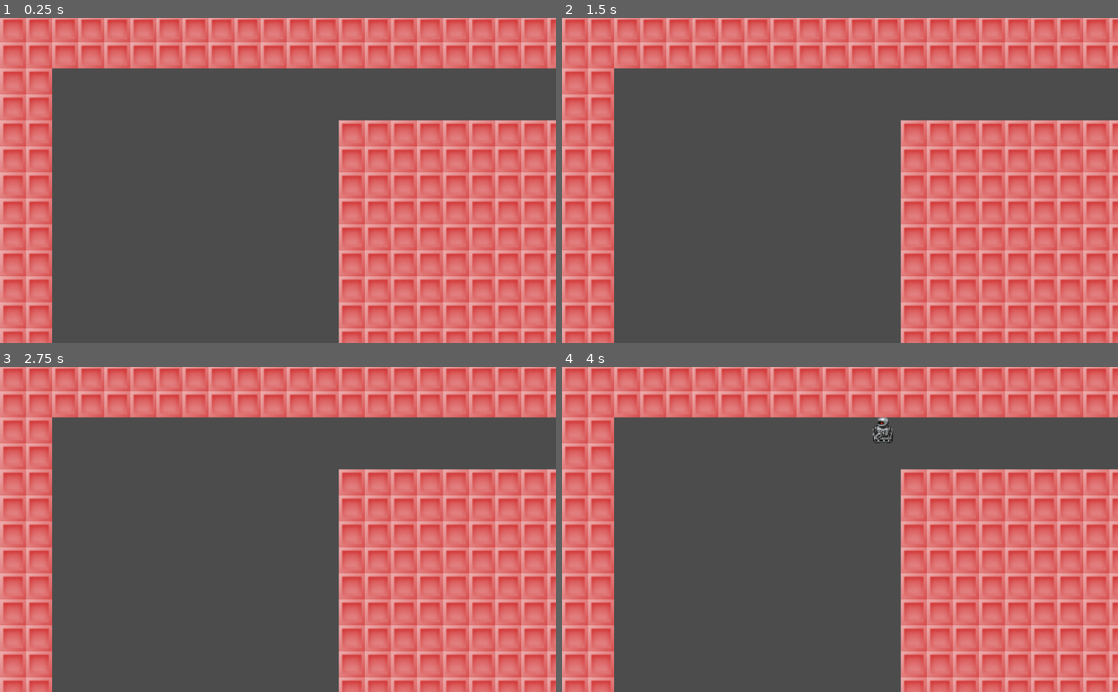
Above: before the commit, frames 1-4 (two rows, left to right).
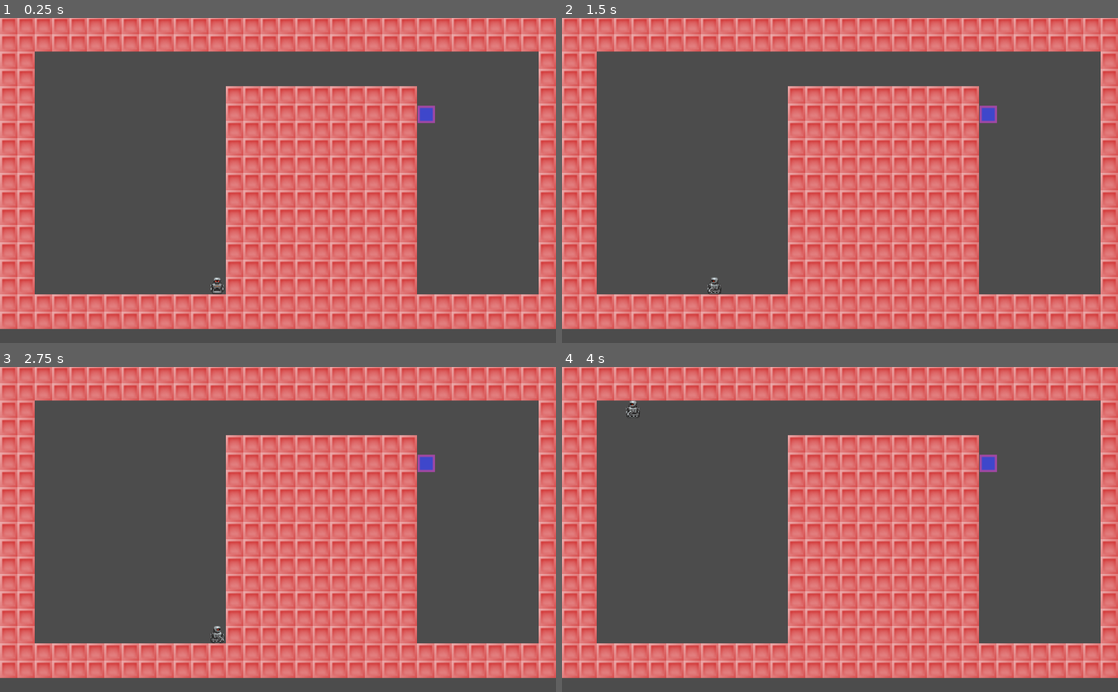
Above: after the commit, the same moments.

Repository: chazanas/godot2
Game: Godot game, scene res://level1.tscn
Same seed, same stepped clock (60 frames per second), same inputs: the game is played once before the commit and once after it.
Inputs:
- Up to frame 1 (0.25 s): no input
- Up to frame 2 (1.5 s): tap Enter at 0.5 s; hold Right (move_right) 0.53-1.28 s; hold Down (move_bottom) 0.53-1.28 s; tap Space at 1.25 s; hold Left (move_left) from 1.28 s (still down); tap Down (move_bottom) at 1.35 s
- Up to frame 3 (2.75 s): release Left (move_left) at 2.03 s; hold Right (move_right) from 2.03 s (still down); hold Down (move_bottom) from 2.03 s (still down)
- Up to frame 4 (4 s): release Right (move_right) at 2.78 s; release Down (move_bottom) at 2.78 s; hold Up (move_up) 2.78-3.53 s; tap Down (move_bottom) at 2.85 s; hold Left (move_left) from 3.53 s (still down); hold Down (move_bottom) from 3.53 s (still down)

The runs differ from the first frame. In frame 1, 54% of the frame differs, in the area x 0-100%, y 0-100%; in frame 2, 54%; in frame 3, 54%; in frame 4, 54%.

Commit message:
MUSIC!!!

Diff:
--- a/level1.tscn
+++ b/level1.tscn
@@ -1,9 +1,10 @@
-[gd_scene load_steps=8 format=2]
+[gd_scene load_steps=9 format=2]
 
 [ext_resource path="res://obstacle.png" type="Texture" id=1]
 [ext_resource path="res://Area2D.gd" type="Script" id=2]
 [ext_resource path="res://portal.png" type="Texture" id=3]
 [ext_resource path="res://player.tscn" type="PackedScene" id=4]
+[ext_resource path="res://undertale.ogg" type="AudioStream" id=5]
 
 [sub_resource type="RectangleShape2D" id=1]
 
@@ -34,7 +35,7 @@
 
 [node name="colworld" type="Node2D"]
 
-scale = Vector2( 3, 3 )
+scale = Vector2( 2, 2 )
 _sections_unfolded = [ "Transform" ]
 
 [node name="TileMap" type="TileMap" parent="." index="0"]
@@ -86,3 +87,14 @@
 [node name="player" parent="." index="3" instance=ExtResource( 4 )]
 
 position = Vector2( 200, 250 )
+
+[node name="AudioStreamPlayer2D" type="AudioStreamPlayer2D" parent="." index="4"]
+
+stream = ExtResource( 5 )
+volume_db = 0.0
+pitch_scale = 1.0
+autoplay = true
+max_distance = 2000.0
+attenuation = 1.0
+bus = "Master"
+area_mask = 1
--- a/level2.tscn
+++ b/level2.tscn
@@ -1,9 +1,10 @@
-[gd_scene load_steps=8 format=2]
+[gd_scene load_steps=9 format=2]
 
 [ext_resource path="res://obstacle.png" type="Texture" id=1]
 [ext_resource path="res://player.tscn" type="PackedScene" id=2]
 [ext_resource path="res://Area2D2.gd" type="Script" id=3]
 [ext_resource path="res://portal.png" type="Texture" id=4]
+[ext_resource path="res://vivaldi.ogg" type="AudioStream" id=5]
 
 [sub_resource type="RectangleShape2D" id=1]
 
@@ -34,7 +35,7 @@
 
 [node name="colworld" type="Node2D"]
 
-scale = Vector2( 3, 3 )
+scale = Vector2( 2, 2 )
 _sections_unfolded = [ "Transform" ]
 
 [node name="TileMap" type="TileMap" parent="." index="0"]
@@ -84,3 +85,14 @@
 
 position = Vector2( 487.096, 121.128 )
 texture = ExtResource( 4 )
+
+[node name="AudioStreamPlayer2D" type="AudioStreamPlayer2D" parent="." index="4"]
+
+stream = ExtResource( 5 )
+volume_db = 0.0
+pitch_scale = 1.0
+autoplay = true
+max_distance = 2000.0
+attenuation = 1.0
+bus = "Master"
+area_mask = 1
--- a/level3.tscn
+++ b/level3.tscn
@@ -6,6 +6,7 @@
 [ext_resource path="res://Area2D3.gd" type="Script" id=4]
 [ext_resource path="res://caixa.gd" type="Script" id=5]
 [ext_resource path="res://moving-obstacle.png" type="Texture" id=6]
+[ext_resource path="res://alice.ogg" type="AudioStream" id=7]
 
 [sub_resource type="RectangleShape2D" id=1]
 
@@ -39,9 +40,9 @@
 custom_solver_bias = 0.0
 extents = Vector2( 8.93756, 10 )
 
-[node name="colworld" type="Node2D"]
+[node name="colworld" type="Node2D" index="0"]
 
-scale = Vector2( 3, 3 )
+scale = Vector2( 2, 2 )
 _sections_unfolded = [ "Transform" ]
 
 [node name="TileMap" type="TileMap" parent="." index="0"]
@@ -115,3 +116,14 @@
 position = Vector2( 0.259044, 0.613266 )
 scale = Vector2( 0.784634, 0.700785 )
 shape = SubResource( 4 )
+
+[node name="AudioStreamPlayer2D" type="AudioStreamPlayer2D" parent="." index="5"]
+
+stream = ExtResource( 7 )
+volume_db = 0.0
+pitch_scale = 1.0
+autoplay = true
+max_distance = 2000.0
+attenuation = 1.0
+bus = "Master"
+area_mask = 1
--- a/level4.tscn
+++ b/level4.tscn
@@ -1,9 +1,10 @@
-[gd_scene load_steps=8 format=2]
+[gd_scene load_steps=9 format=2]
 
 [ext_resource path="res://obstacle.png" type="Texture" id=1]
 [ext_resource path="res://player.tscn" type="PackedScene" id=2]
 [ext_resource path="res://Area2D4.gd" type="Script" id=3]
 [ext_resource path="res://portal.png" type="Texture" id=4]
+[ext_resource path="res://deer_dance.ogg" type="AudioStream" id=5]
 
 [sub_resource type="RectangleShape2D" id=1]
 
@@ -32,9 +33,9 @@
 custom_solver_bias = 0.0
 radius = 10.0
 
-[node name="colworld" type="Node2D" index="0"]
+[node name="colworld" type="Node2D"]
 
-scale = Vector2( 3, 3 )
+scale = Vector2( 2, 2 )
 _sections_unfolded = [ "Transform" ]
 
 [node name="TileMap" type="TileMap" parent="." index="0"]
@@ -84,3 +85,14 @@
 
 position = Vector2( 489.297, 217.419 )
 texture = ExtResource( 4 )
+
+[node name="AudioStreamPlayer2D" type="AudioStreamPlayer2D" parent="." index="4"]
+
+stream = ExtResource( 5 )
+volume_db = 0.0
+pitch_scale = 1.0
+autoplay = true
+max_distance = 2000.0
+attenuation = 1.0
+bus = "Master"
+area_mask = 1
Not shown, added: alice.ogg.import
Not shown, added: deer_dance.ogg.import
Not shown: 1 places in level3.tscn that only renumber resources
Not shown, added: undertale.ogg.import
Not shown, added: vivaldi.ogg.import
Not shown, added: alice.ogg
Not shown, added: deer_dance.ogg
Not shown, added: undertale.ogg
Not shown, added: vivaldi.ogg
